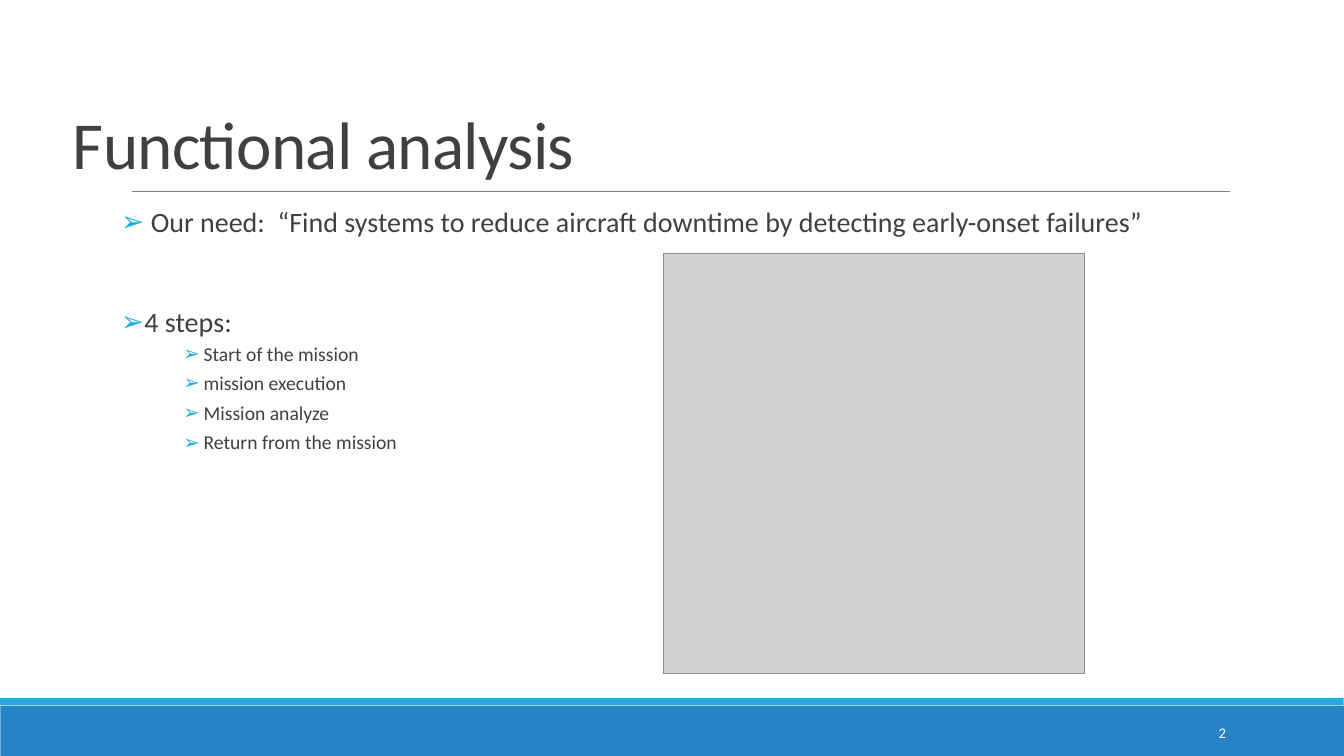
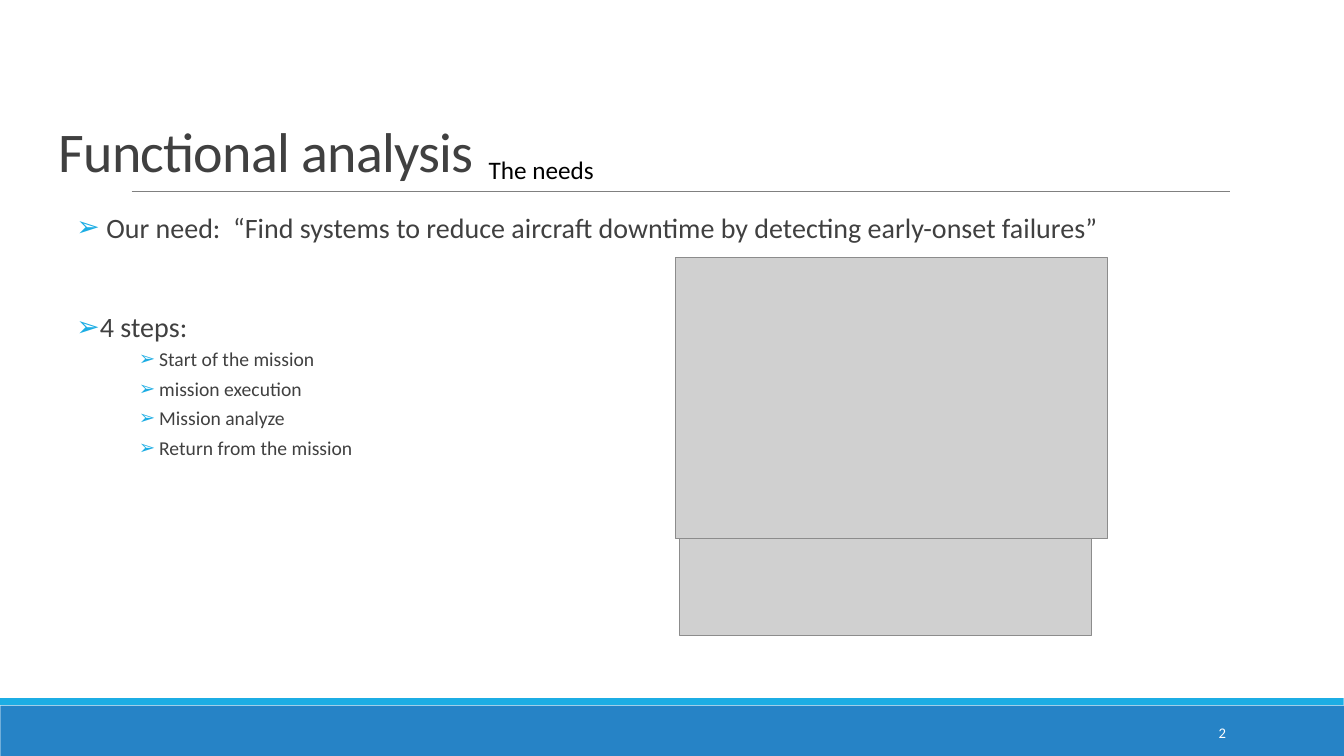
Before and after one commit to Jacquelinehhy/Group-1-, a slide deck: slide 2 of soutenance.pptx. Drawn at 1344x756 pixels with LibreOffice and Linux fonts; fonts in the diff are those of the drawing; grey boxes stand for pictures. Boxes give left, top, right and bottom in pixels: in the first picture for what was removed or moved away, otherwise in the second. Text is boxed around its words. In the diff, an @@ line names an element or a change of style, - is before the commit and + after.

```diff
--- a/soutenance.pptx
+++ b/soutenance.pptx
@@ title "Functional analysis" moved from (x1=73, y1=122, x2=574, y2=180) to (x1=58, y1=133, x2=473, y2=181) @@
@@ title "Functional analysis" at (x1=58, y1=133, x2=473, y2=181): size 48 to 40 pt @@
@@ text added at (x1=489, y1=161, x2=593, y2=180), 18 pt, text #000000 @@
+The needs
@@ text "Our need: “Find systems to ..." moved from (x1=144, y1=212, x2=1141, y2=449) to (x1=100, y1=218, x2=1097, y2=455) @@
@@ picture resized from (x1=664, y1=253, x2=1086, y2=674) to (x1=676, y1=258, x2=1108, y2=539) @@
@@ picture added at (x1=680, y1=539, x2=1091, y2=636) @@
```
Also in this commit, not shown: 2 other slides changed, 1 slide added, 1 slide removed, 2 other files.
